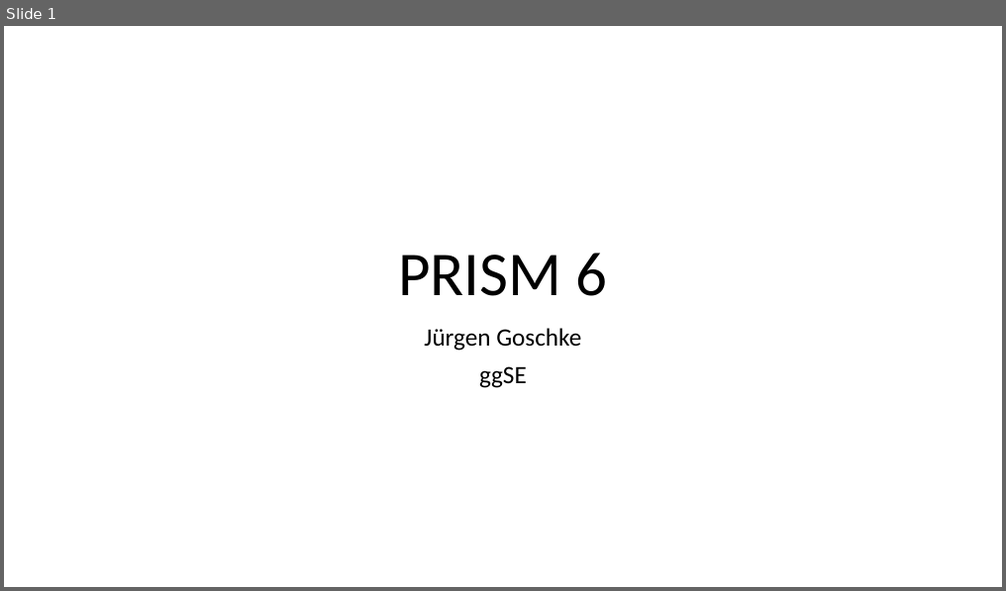
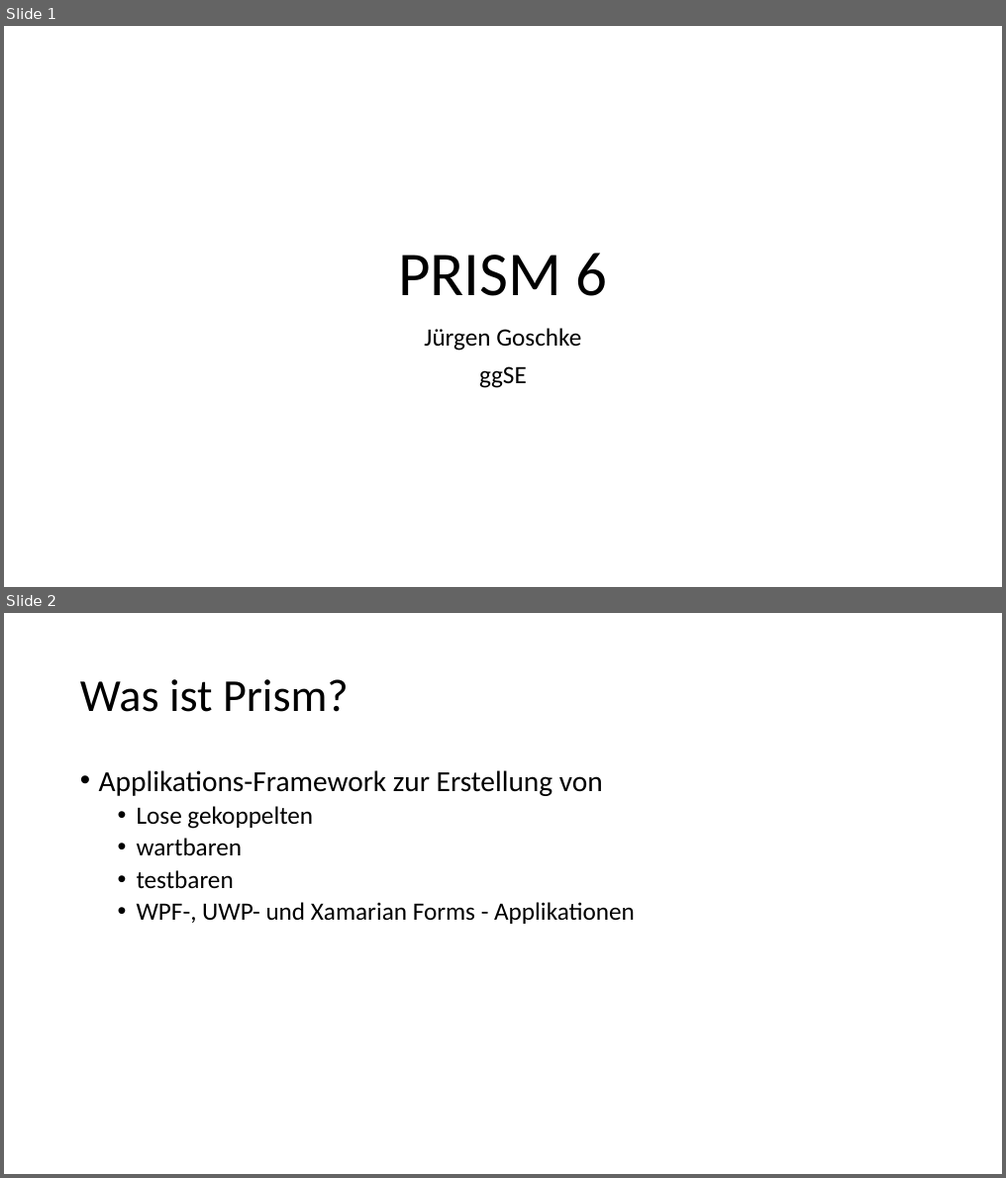
Before and after one commit to JGoschke/Usergroup, a slide deck: Prism6/Prism6.pptx. Shown one above the other, each under a label of ours: slide 1 before the commit, slides 1 and 2 after it. The pictures are 1006x591 and 1006x1178 pixels, drawn with LibreOffice and Linux fonts; fonts in the diff are those of the drawing. Boxes give left, top, right and bottom in pixels: in the first picture for what was removed or moved away, otherwise in the second. Text is boxed around its words. In the diff, an @@ line names an element or a change of style, - is before the commit and + after.

```diff
--- a/Prism6/Prism6.pptx
+++ b/Prism6/Prism6.pptx
@@ slide 2 added at (4, 613, 1002, 1174), background #FFFFFF @@
@@ title added at (80, 679, 349, 712), 44 pt, text #000000 @@
+Was ist Prism?
@@ text added at (99, 770, 635, 924), 24 pt, text #000000 @@
+• Applikations-Framework zur Erstellung von
+  • Lose gekoppelten
+  • wartbaren
+  • testbaren
+  • WPF-, UWP- und Xamarian Forms - Applikationen
```
Also in this commit, not shown: 4 other slides added.
